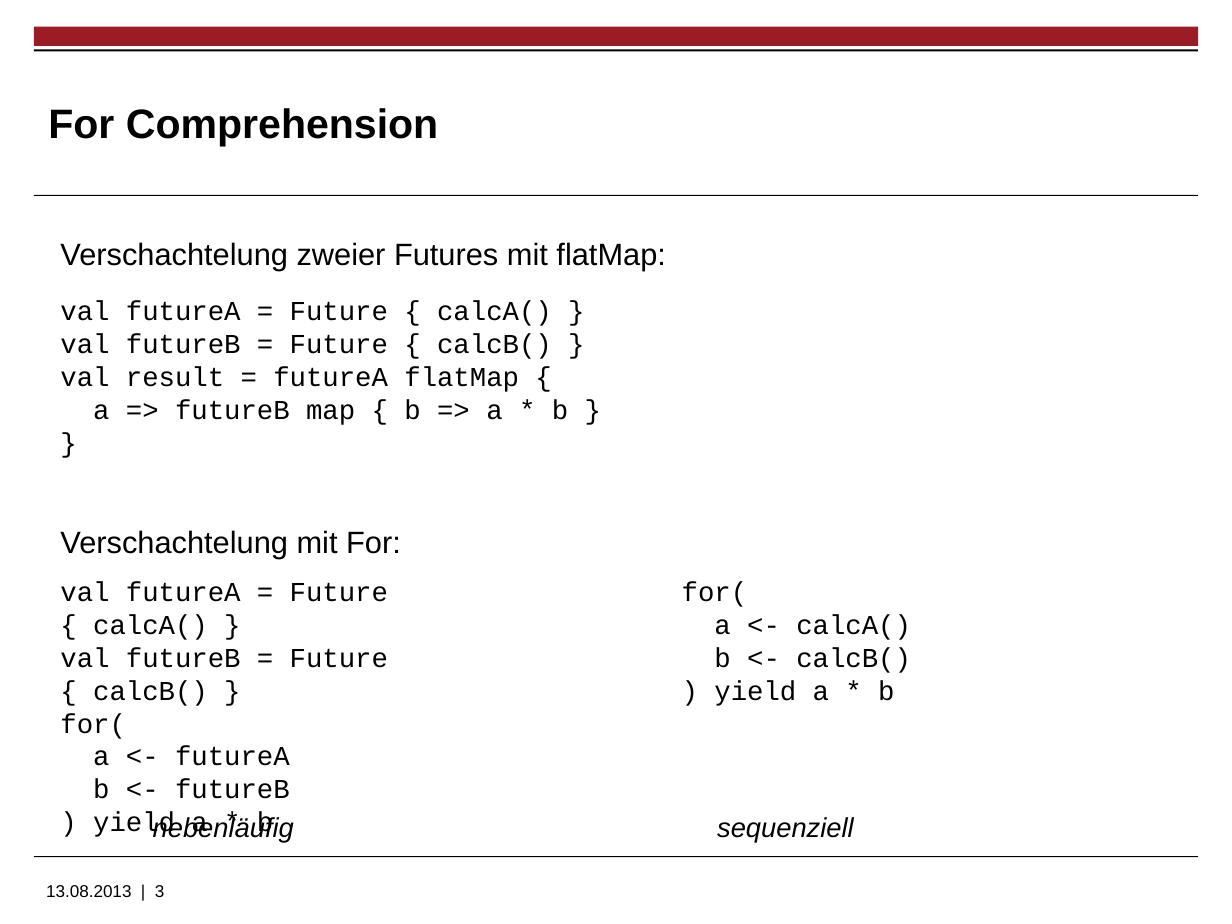
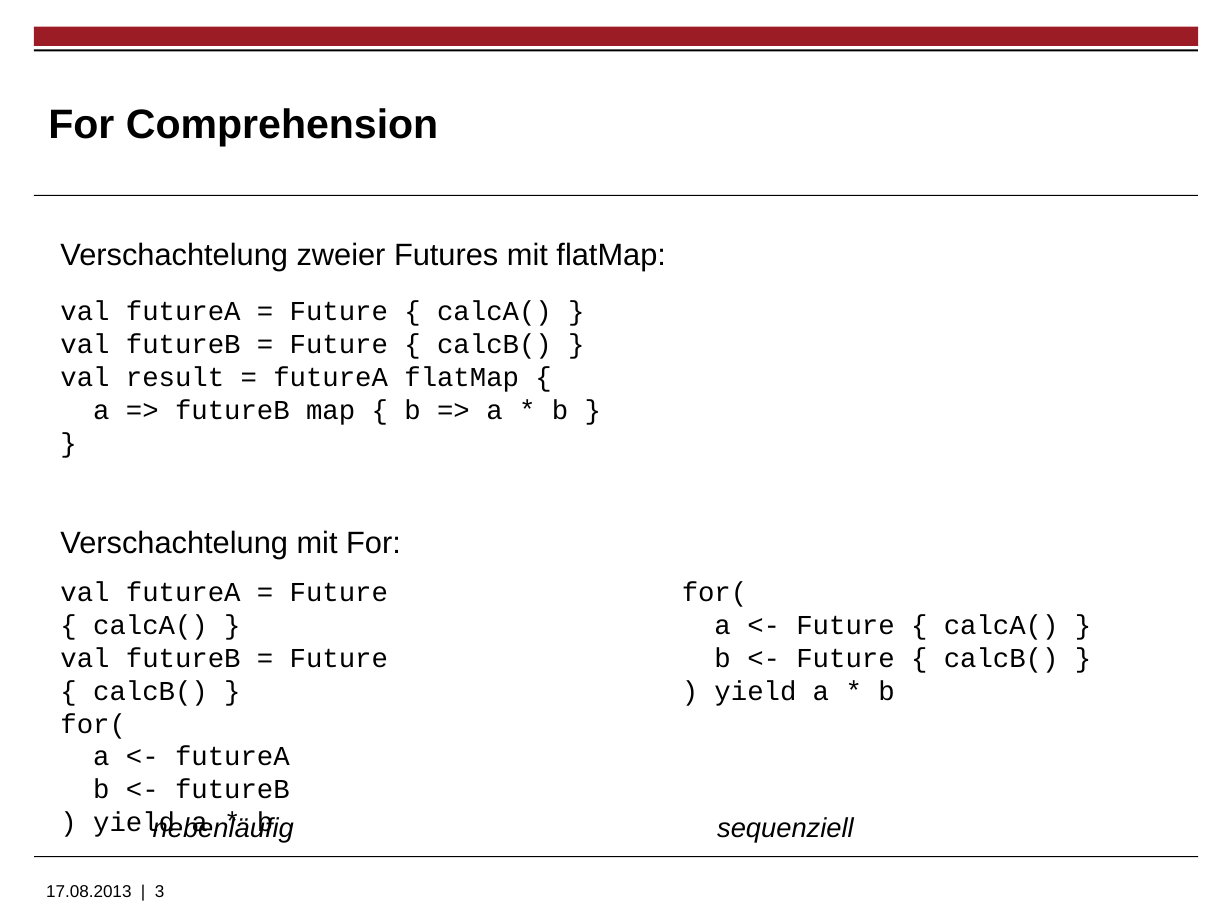
Before and after one commit to LittleCherry722/ServiceHost, a slide deck: slide 3 of Praesentationen/Futures und Routing.pptx. Drawn at 1232x924 pixels with LibreOffice and Linux fonts; fonts in the diff are those of the drawing; background and template pictures are left out. Boxes give left, top, right and bottom in pixels: in the first picture for what was removed or moved away, otherwise in the second. Text is boxed around its words. In the diff, an @@ line names an element or a change of style, - is before the commit and + after.

```diff
--- a/Praesentationen/Futures und Routing.pptx
+++ b/Praesentationen/Futures und Routing.pptx
@@ text at (714,615,1059,673): text changed @@
-a <- calcA()
-b <- calcB()
+a <- Future { calcA() }
+b <- Future { calcB() }
@@ text at (46,885,165,897): text changed @@
-13.08.2013 | 3
+17.08.2013 | 3
```
Also in this commit, not shown: 2 other slides changed, 1 other file.
